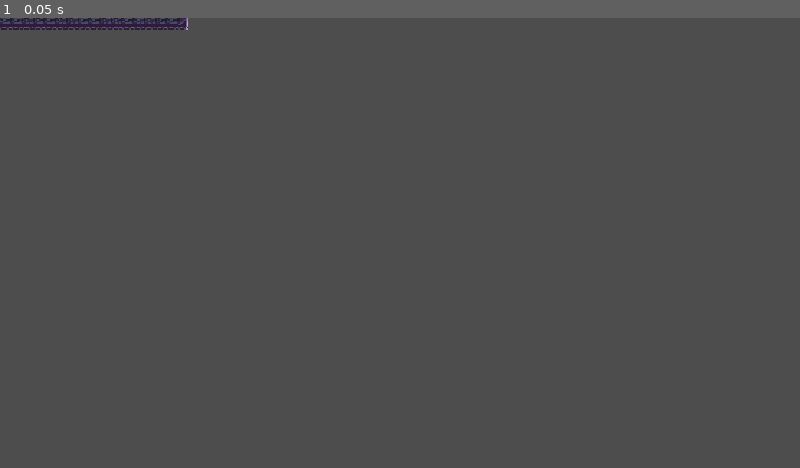
Above: before the commit, frame 1.
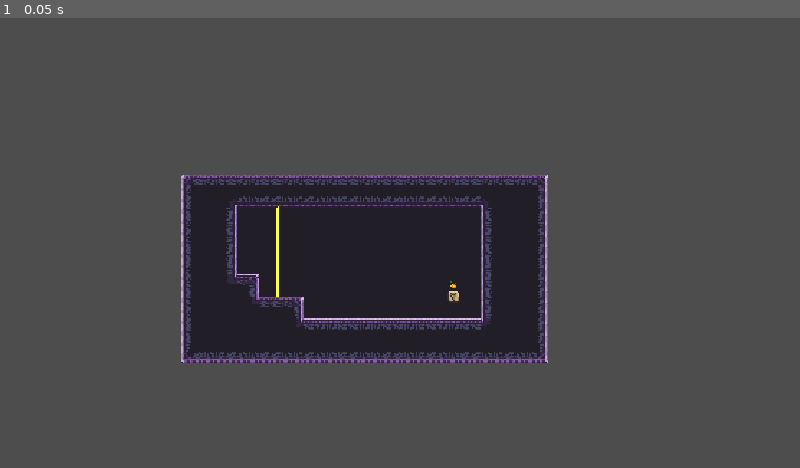
Above: after the commit, the same moment.

Repository: Lucas-Ibiapina4/ST-Challenge
Game: Godot game, scene res://Scenes/level_02.tscn
The game is run twice, just before and just after one commit, with the same random seed, the same clock (stepped at 60 frames per second) and the same inputs. This scene is started directly instead of the project's main scene.
Inputs:
- Up to frame 1 (0.05 s): no input

The runs differ from the first frame. In frame 1, 19% of the frame differs, in the area x 0-69%, y 0-77%.

Commit message:
Fixed: Light Bug

Diff:
--- a/Prefabs/light.tscn
+++ b/Prefabs/light.tscn
@@ -38,7 +38,7 @@
 [node name="Particles" type="GPUParticles2D" parent="." unique_id=742222586]
 position = Vector2(1, 1)
 scale = Vector2(-0.11999877, 0.12000172)
-amount = 20
+amount = 10
 texture = ExtResource("2_1sa5l")
 lifetime = 0.5
 speed_scale = 0.3
--- a/Scenes/level_01.tscn
+++ b/Scenes/level_01.tscn
@@ -841,6 +841,7 @@
 sources/1 = SubResource("TileSetAtlasSource_avkje")
 
 [node name="Level01" type="Node2D" unique_id=2013607221 groups=["floor"]]
+position = Vector2(106, 433)
 script = ExtResource("1_g0uxb")
 quota = 1
 
--- a/Scenes/level_02.tscn
+++ b/Scenes/level_02.tscn
@@ -7,6 +7,7 @@
 [ext_resource type="PackedScene" uid="uid://dn0i4ob87s2d1" path="res://Prefabs/spikes.tscn" id="5_wfe4l"]
 
 [node name="Level02" type="Node2D" unique_id=2013607221 groups=["floor"]]
+position = Vector2(517, 481)
 script = ExtResource("1_wfe4l")
 
 [node name="door" parent="." unique_id=1651939149 instance=ExtResource("1_cejks")]
@@ -29,7 +30,7 @@
 
 [node name="Light" parent="." unique_id=1077566341 instance=ExtResource("2_ivlrf")]
 z_index = 0
-position = Vector2(-117, -211)
+position = Vector2(-117, -215)
 rotation = 0.0
 
 [node name="SpawnPoint" type="Marker2D" parent="." unique_id=6716366 groups=["spawn_point"]]
--- a/Scenes/level_04.tscn
+++ b/Scenes/level_04.tscn
@@ -6,11 +6,11 @@
 [ext_resource type="TileSet" uid="uid://w7hr617nl0ga" path="res://Ressources/main_Tile.tres" id="2_u2vms"]
 
 [node name="Level04" type="Node2D" unique_id=2013607221 groups=["floor"]]
-position = Vector2(0, -2)
+position = Vector2(470, 429)
 script = ExtResource("1_u2vms")
 
 [node name="Light" parent="." unique_id=1077566341 instance=ExtResource("2_jckys")]
-position = Vector2(0, -211)
+position = Vector2(9, -223.99998)
 rotation = 1.11352
 
 [node name="Tiles" type="Node2D" parent="." unique_id=1373790831]
--- a/Scripts/light.gd
+++ b/Scripts/light.gd
@@ -31,6 +31,8 @@
 	raio.set_collision_mask_value(4, true)
 	_log("pronto | mask do raio=%d (deve ser 9)" % raio.collision_mask)
 
+	particles.emitting = false
+
 	for i in range(max_reflexoes):
 		var new_particles = particles.duplicate()
 		collision_efects.add_child(new_particles)
@@ -58,6 +60,7 @@
 	#limpa as excecoes do frame anterior
 	raio.clear_exceptions()
 
+	var collision_count := 0
 	for i in range(max_reflexoes):
 		#coloca o RayCast na posicao atual (origem da reflexao)
 		raio.global_position = origin
@@ -72,8 +75,10 @@
 			#pega o ponto em que a colisao ocorre
 			var collision_point = raio.get_collision_point()
 
-			collision_particles[i].global_position = collision_point
-			collision_particles[i].emitting = true
+			collision_particles[collision_count].global_position = collision_point
+			collision_particles[collision_count].emitting = true
+
+			collision_count += 1
 
 			#salva o tipo de objeto com o qual ocorreu a colisao
 			var object = raio.get_collider()
@@ -118,6 +123,10 @@
 			caminho.append("nada")
 			break
 
+	for i in range(collision_count, collision_particles.size()):
+		collision_particles[i].emitting = false
+		collision_particles[i].restart()
+
 	#devolve o RayCast para a posicao original
 	raio.position = Vector2.ZERO
 
